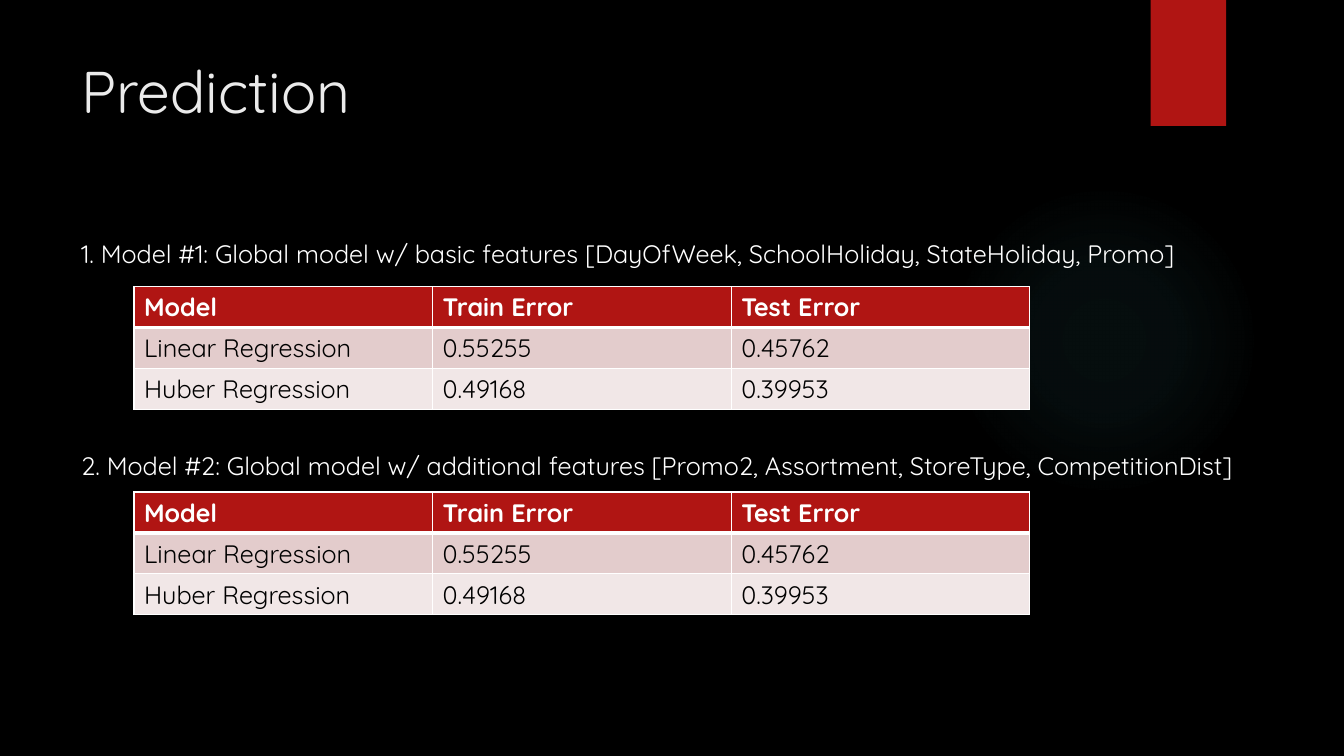
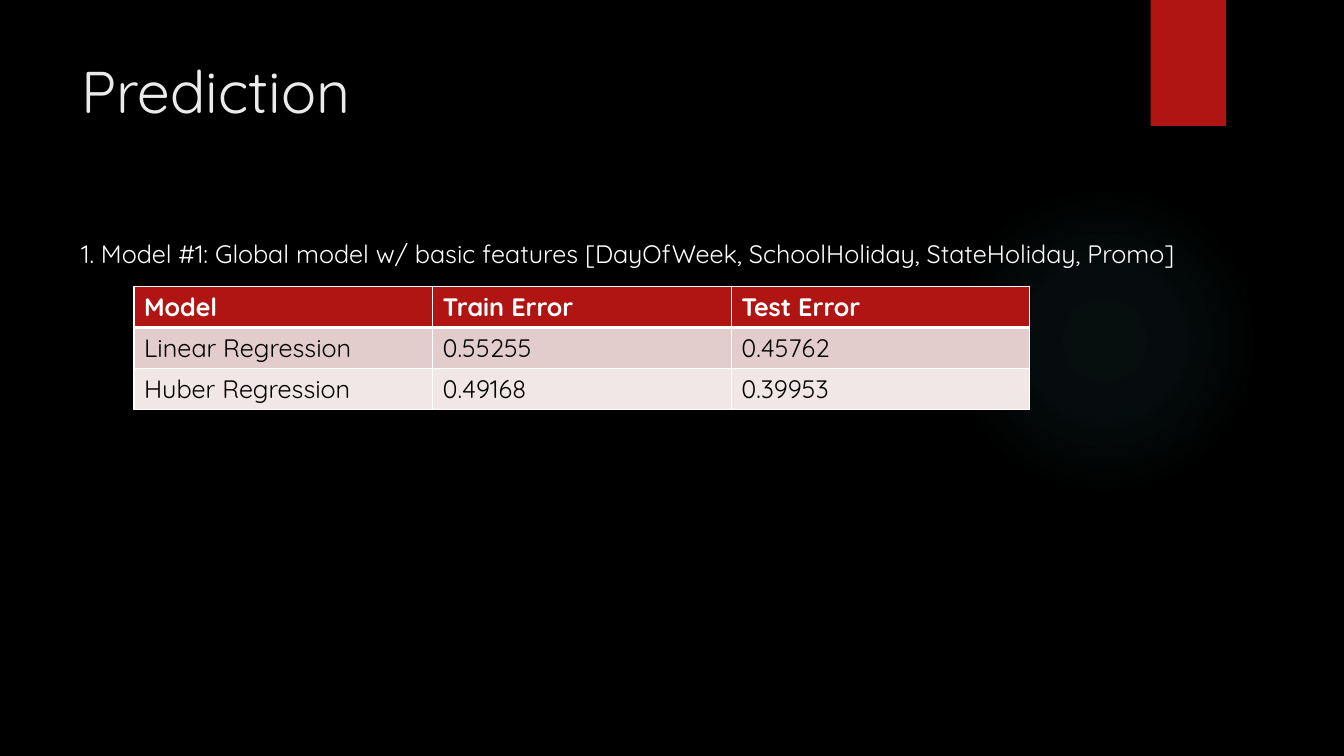
Before and after one commit to hq43/ORIE4741-Proj, a slide deck: slide 8 of Predicting Rossmann Store Sales.pptx. Drawn at 1344x756 pixels with LibreOffice and Linux fonts; fonts in the diff are those of the drawing; background and template pictures are left out. Boxes give left, top, right and bottom in pixels: in the first picture for what was removed or moved away, otherwise in the second. Text is boxed around its words. In the diff, an @@ line names an element or a change of style, - is before the commit and + after.

```diff
--- a/Predicting Rossmann Store Sales.pptx
+++ b/Predicting Rossmann Store Sales.pptx
@@ text at (81,455,1233,480): paragraph removed @@
-2. Model #2: Global model w/ additional features [Promo2, Assortment, StoreType, CompetitionDist]
@@ table removed at (134,492,1029,615), 3 rows, 3 columns @@
-Model | Train Error | Test Error
-Linear Regression | 0.55255 | 0.45762
-Huber Regression | 0.49168 | 0.39953
```
Also in this commit, not shown: 2 other slides changed, 1 slide added.
